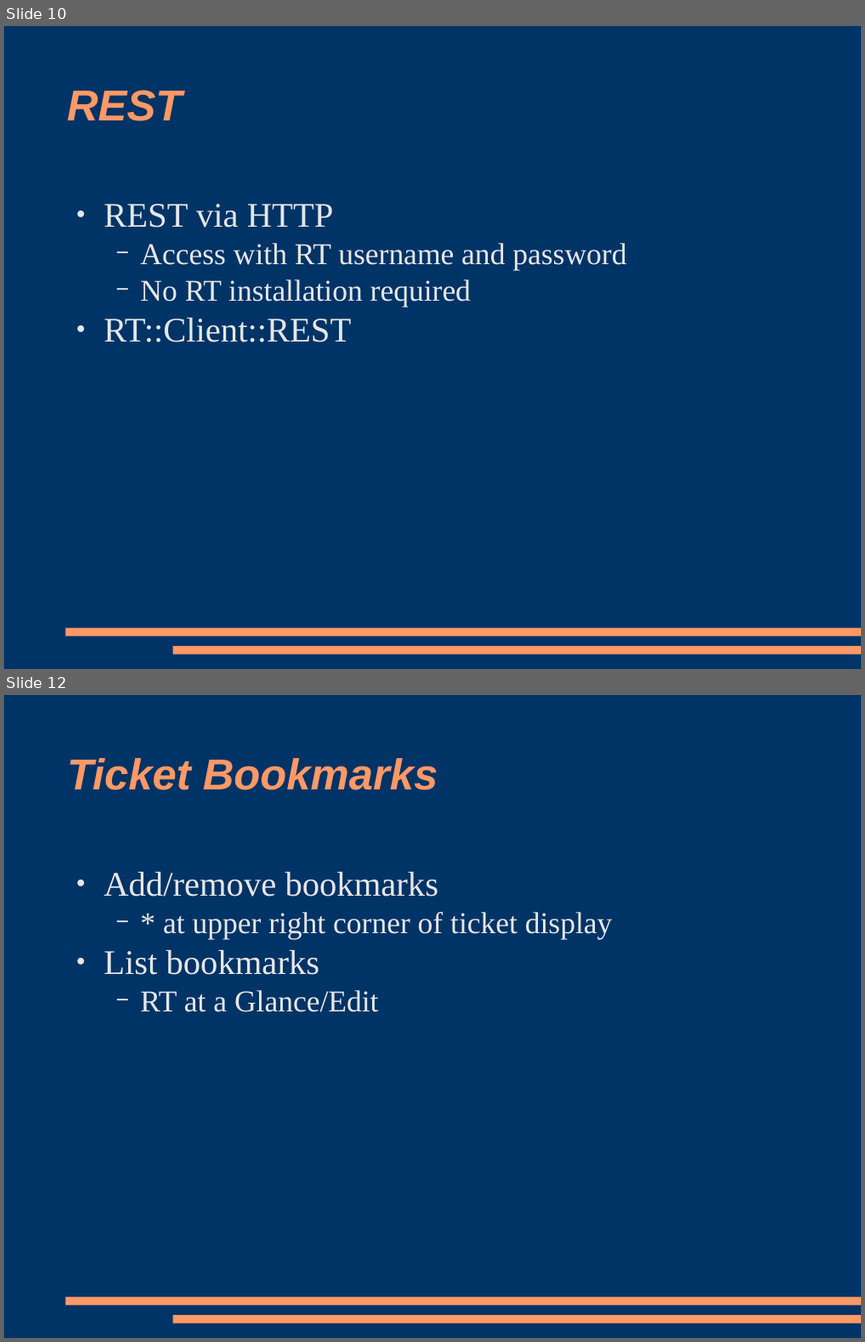
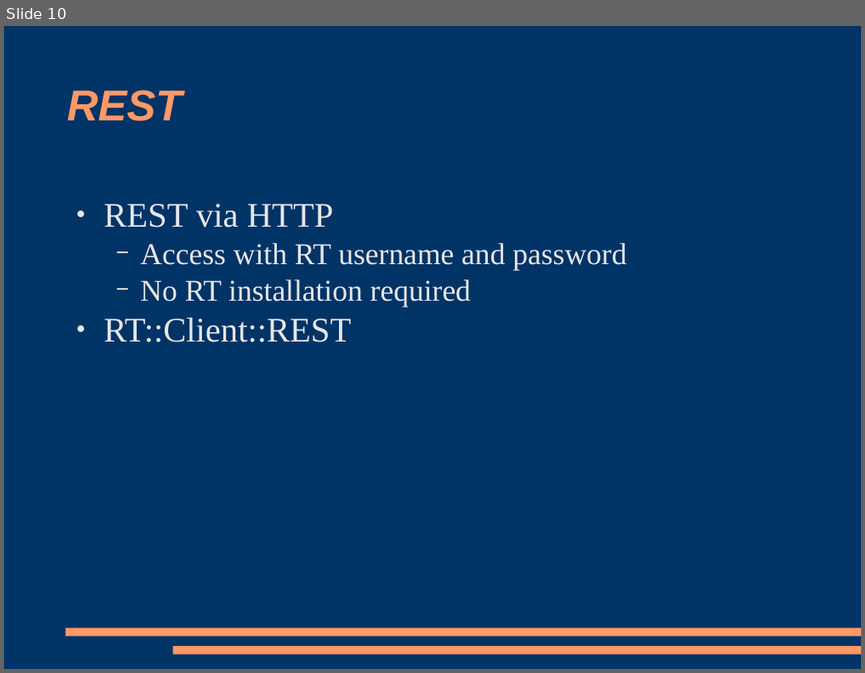
Before and after one commit to racke/Presentations, a slide deck: yapc2009/rt38.odp. Shown one above the other, each under a label of ours: slides 10 and 12 before the commit, slide 10 after it; the slides between them are not shown. The pictures are 865x1342 and 865x673 pixels, drawn with LibreOffice and Linux fonts; fonts in the diff are those of the drawing. Boxes give left, top, right and bottom in pixels: in the first picture for what was removed or moved away, otherwise in the second. Text is boxed around its words. In the diff, an @@ line names an element or a change of style, - is before the commit and + after.

```diff
--- a/yapc2009/rt38.odp
+++ b/yapc2009/rt38.odp
@@ slide 12 removed at (4, 695, 861, 1338), background #003366; not listed: 2 template elements that a slide beside it also shows @@
@@ title removed at (67, 758, 438, 790) @@
-Ticket Bookmarks
@@ text removed at (103, 871, 613, 1012) @@
-● Add/remove bookmarks
-  − * at upper right corner of ticket display
-● List bookmarks
-  − RT at a Glance/Edit
```
Also in this commit, not shown: 6 slides changed, 29 other slides removed.
